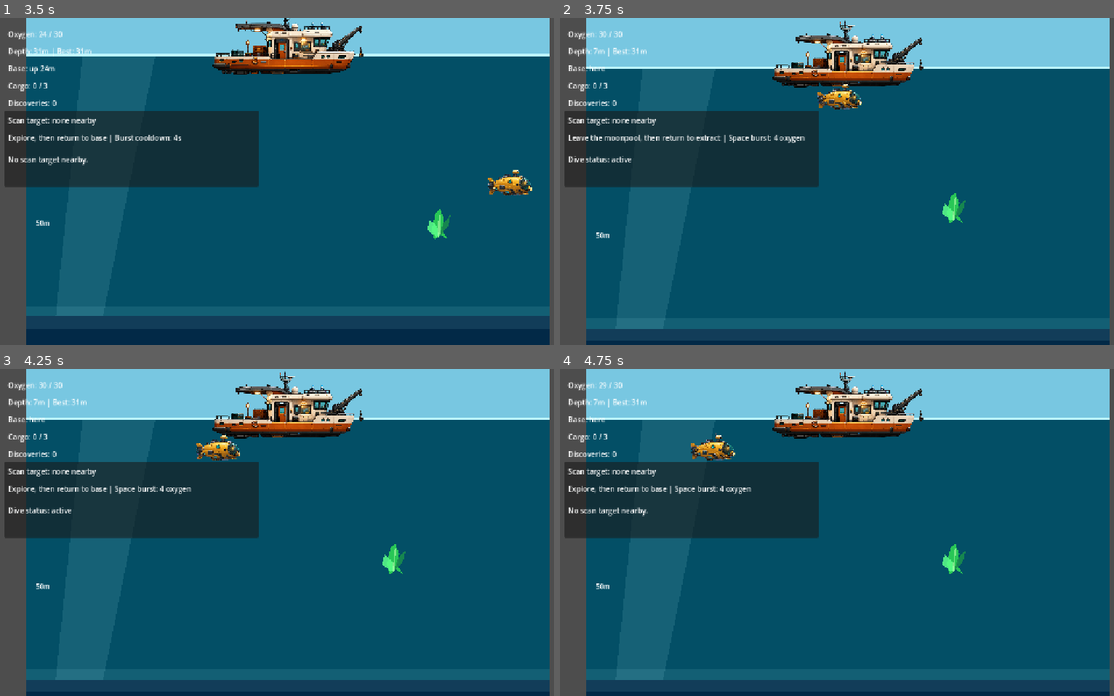
Above: before the commit, frames 1-4 (two rows, left to right).
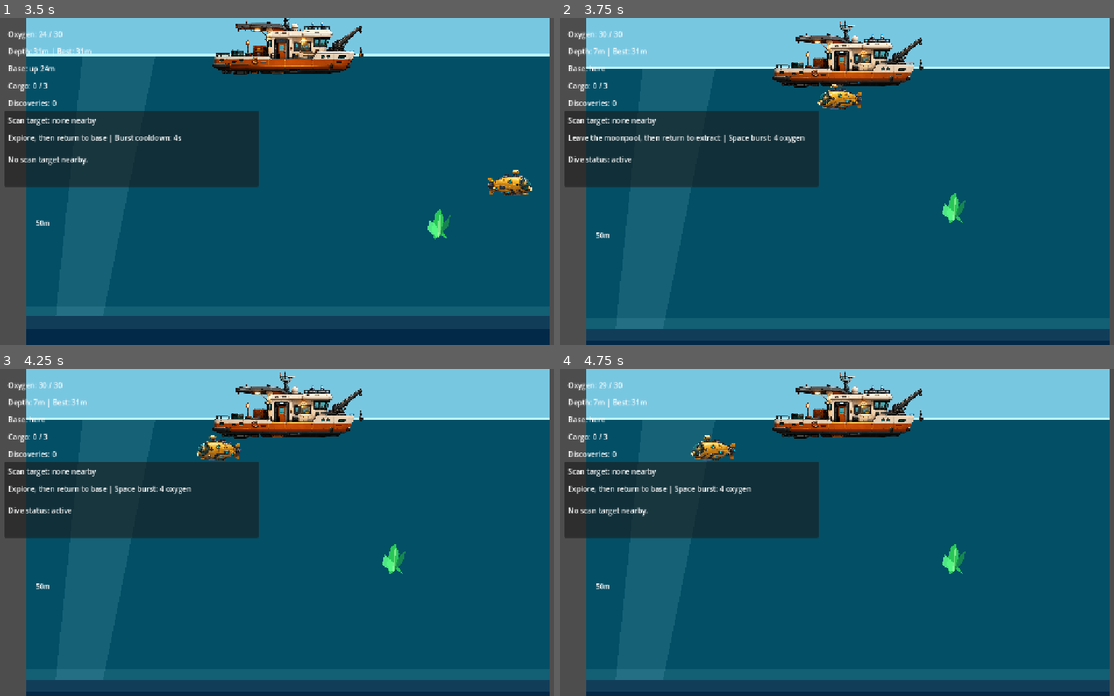
Above: after the commit, the same moments.

Repository: joeypshell/OceanGame
Game: Godot game, scene res://scenes/Main.tscn
Two runs of this game, one before a commit and one after it. Both use one fixed random seed, a clock stepped at 60 frames per second and the inputs below.
Inputs:
- Up to frame 1 (3.5 s): tap Enter at 0.5 s; hold D (move_right) 0.53-1.28 s; tap E (interact) at 0.6, 2.1 s; hold S (move_down) 1.28-2.03 s; tap F (scan) at 1.35, 2.85 s; hold D (move_right) 2.03-2.78 s; hold Space (burst_thruster) from 2.78 s (still down)
- Up to frame 2 (3.75 s): tap R (restart_dive) at 3.5 s; release Space (burst_thruster) at 3.53 s; hold A (move_left) from 3.53 s (still down); tap E (interact) at 3.6 s
- Up to frame 3 (4.25 s): keep holding A (move_left)
- Up to frame 4 (4.75 s): keep holding A (move_left); tap F (scan) at 4.35 s

Frame 1 is identical in both runs. In frame 2, 0.4% of the frame differs, in the area x 46-55%, y 19-28%; in frame 3, 0.4%; in frame 4, 0.4%.

Commit message:
Resolve #178 player visual facing

Diff:
--- a/scripts/player.gd
+++ b/scripts/player.gd
@@ -7,6 +7,9 @@
 
 var _movement_disrupt_timer := 0.0
 var _last_move_direction := Vector2.RIGHT
+var _facing_sign := 1.0
+
+@onready var _visual_root: Node2D = get_node_or_null("VisualRoot")
 
 func _ready() -> void:
 	add_to_group("player")
@@ -29,7 +32,7 @@
 	global_position = global_position.clamp(world_bounds.position, world_bounds.end)
 
 	if absf(velocity.x) > 1.0:
-		scale.x = signf(velocity.x)
+		_set_facing_sign(signf(velocity.x))
 
 func apply_knockback(direction: Vector2, force: float, disruption_seconds: float) -> void:
 	velocity = direction.normalized() * force
@@ -47,4 +50,14 @@
 	if _last_move_direction != Vector2.ZERO:
 		return _last_move_direction.normalized()
 
-	return Vector2(signf(scale.x), 0.0)
+	return Vector2(_facing_sign, 0.0)
+
+func _set_facing_sign(next_sign: float) -> void:
+	if next_sign == 0.0:
+		return
+
+	_facing_sign = signf(next_sign)
+	if _visual_root == null:
+		_visual_root = get_node_or_null("VisualRoot")
+	if _visual_root != null:
+		_visual_root.scale.x = _facing_sign
--- a/tests/logic_tests.gd
+++ b/tests/logic_tests.gd
@@ -7,6 +7,7 @@
 const ScanTargetResolverScript := preload("res://scripts/scan_target_resolver.gd")
 const SpawnSelectionScript := preload("res://scripts/spawn_selection.gd")
 const PlayerScript := preload("res://scripts/player.gd")
+const PlayerScene := preload("res://scenes/Player.tscn")
 const ReadabilityMarkerPatternsScript := preload("res://scripts/readability_marker_patterns.gd")
 const ExpeditionGoalFormatterScript := preload("res://scripts/expedition_goal_formatter.gd")
 const ExpeditionConditionScript := preload("res://scripts/expedition_condition.gd")
@@ -66,6 +67,7 @@
 	_run("condition briefing copy", _test_condition_briefing_copy)
 	_run("compact dive hud helpers", _test_compact_dive_hud_helpers)
 	_run("burst thruster movement helper", _test_burst_thruster_movement_helper)
+	_run("player visual facing isolation", _test_player_visual_facing_isolation)
 	_run("predator decoy pulse helper", _test_predator_decoy_pulse_helper)
 	_run("decoy pulse feedback text", _test_decoy_pulse_feedback_text)
 
@@ -784,6 +786,25 @@
 	_expect(player.velocity == Vector2.RIGHT * 500.0, "burst without input should use the last facing direction")
 	player.free()
 
+func _test_player_visual_facing_isolation() -> void:
+	var player := PlayerScene.instantiate()
+	root.add_child(player)
+	var visual_root: Node2D = player.get_node("VisualRoot")
+
+	player.call("_set_facing_sign", -1.0)
+	_expect(player.scale == Vector2.ONE, "facing should not mirror the physics/player root")
+	_expect(visual_root.scale.x == -1.0, "facing left should mirror only the visual root")
+	player.set("_last_move_direction", Vector2.ZERO)
+	_expect(player.get_burst_direction() == Vector2.LEFT, "burst fallback should use the tracked left-facing sign")
+
+	player.call("_set_facing_sign", 1.0)
+	_expect(player.scale == Vector2.ONE, "facing right should keep the physics/player root unmirrored")
+	_expect(visual_root.scale.x == 1.0, "facing right should restore the visual root")
+	player.set("_last_move_direction", Vector2.ZERO)
+	_expect(player.get_burst_direction() == Vector2.RIGHT, "burst fallback should use the tracked right-facing sign")
+
+	player.queue_free()
+
 func _test_predator_decoy_pulse_helper() -> void:
 	var predator := PredatorScript.new()
 	predator.global_position = Vector2(100.0, 0.0)
Not shown, changed: docs/current/GAMEPLAY.md
